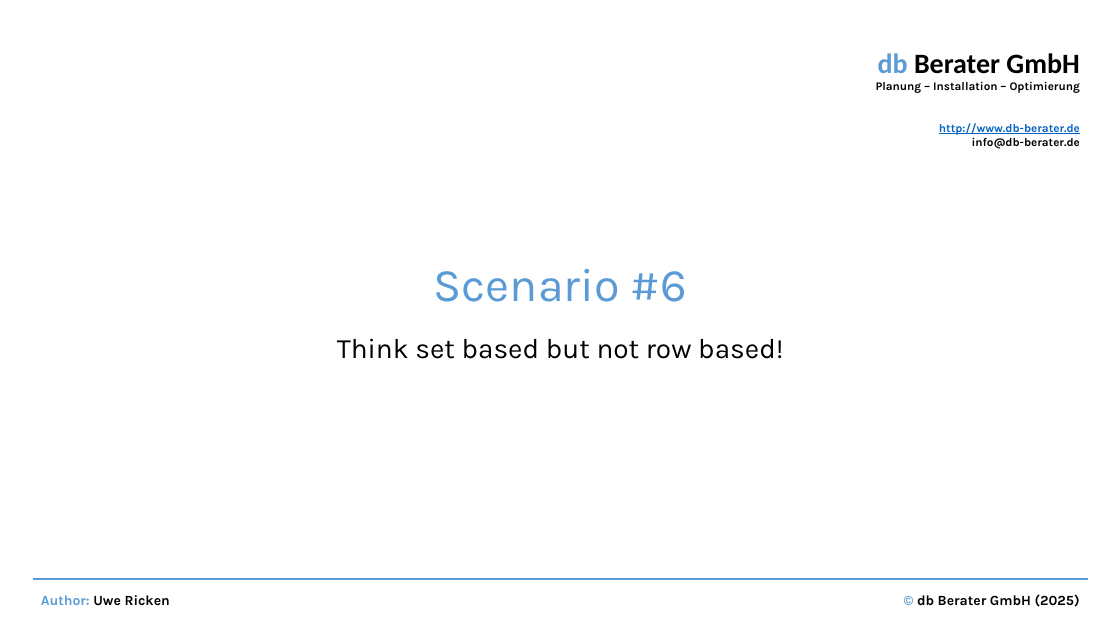
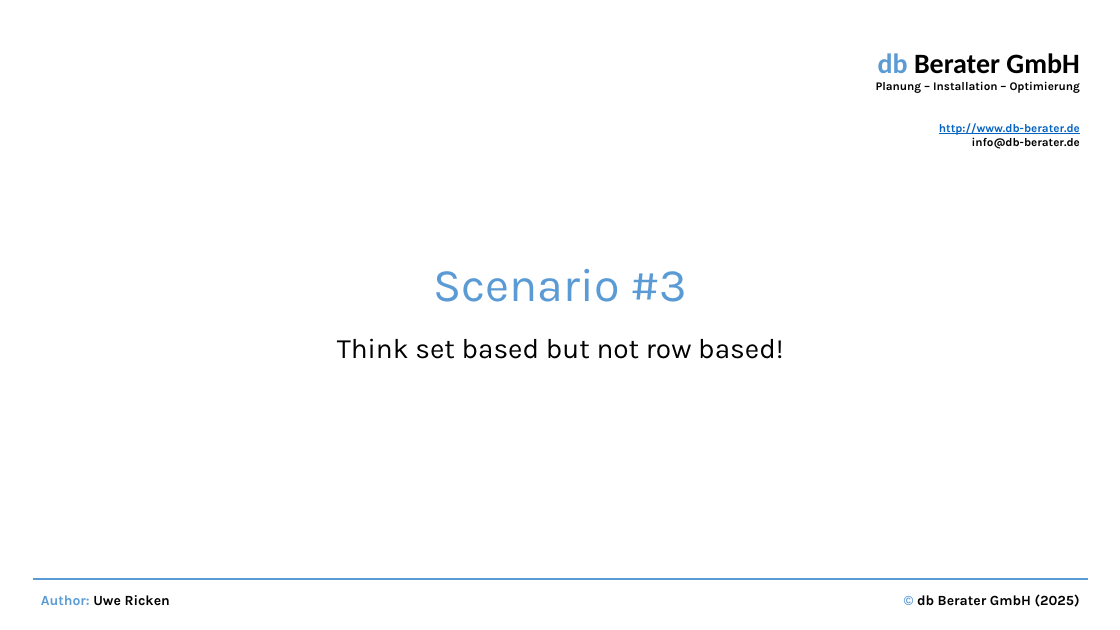
Before and after one commit to db-berater/speedup-your-sql-code, a slide deck: slide 52 of Documents and Preparation/Performance optimization by identifying and correcting bad SQL code.pptx. Drawn at 1120x630 pixels with LibreOffice and Linux fonts; fonts in the diff are those of the drawing. Boxes give left, top, right and bottom in pixels: in the first picture for what was removed or moved away, otherwise in the second. Text is boxed around its words. In the diff, an @@ line names an element or a change of style, - is before the commit and + after.

```diff
--- a/Documents and Preparation/Performance optimization by identifying and correcting bad SQL code.pptx
+++ b/Documents and Preparation/Performance optimization by identifying and correcting bad SQL code.pptx
@@ title at (x1=433, y1=269, x2=688, y2=302): text changed @@
-Scenario #6
+Scenario #3
```
Also in this commit, not shown: 1 other slide changed, 3 slides added, 2 other files.
